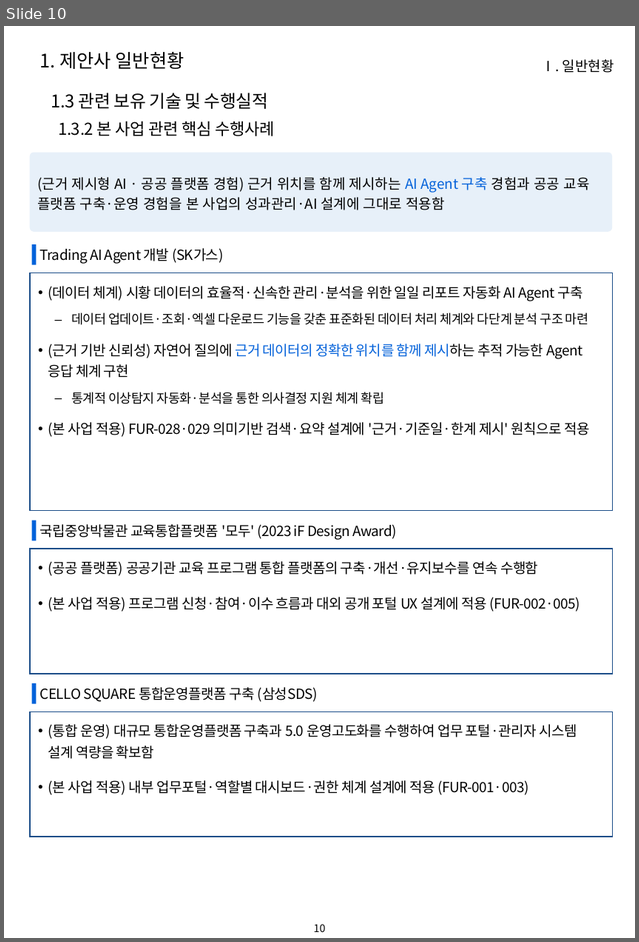
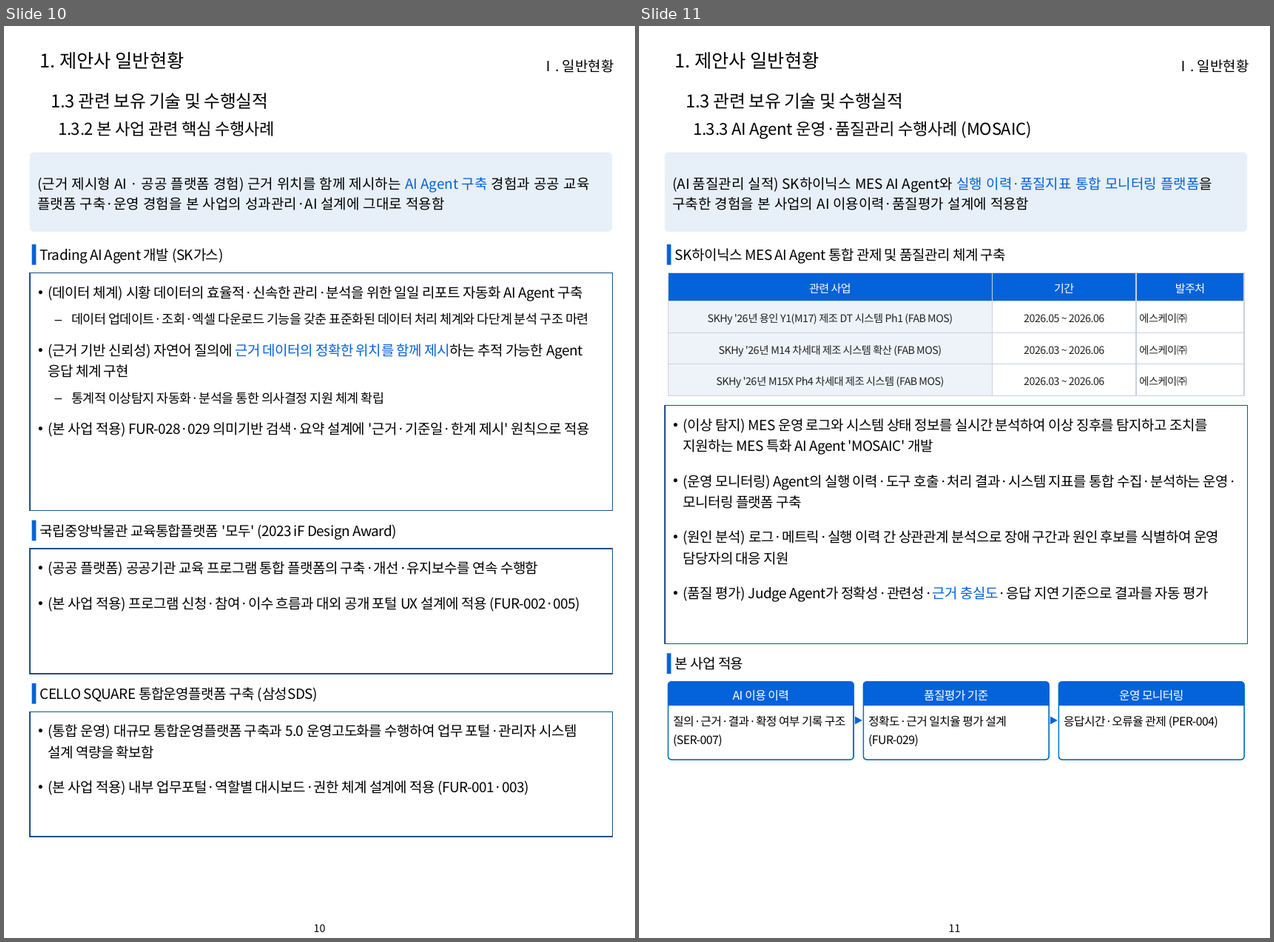
Before and after one commit to hwangsteeve-tech/hbjw, a slide deck: proposals/2026-10_pnu-ai-platform/pnu_proposal.pptx. Shown side by side, each under a label of ours: slide 10 before the commit, slides 10 and 11 after it. The pictures are 639x942 and 1274x942 pixels, drawn with LibreOffice and Linux fonts; fonts in the diff are those of the drawing; background and template pictures are left out. Boxes give left, top, right and bottom in pixels: in the first picture for what was removed or moved away, otherwise in the second. Text is boxed around its words. In the diff, an @@ line names an element or a change of style, - is before the commit and + after.

```diff
--- a/proposals/2026-10_pnu-ai-platform/pnu_proposal.pptx
+++ b/proposals/2026-10_pnu-ai-platform/pnu_proposal.pptx
@@ slide 11 added at (639, 26, 1270, 938), background #FFFFFF; not listed: 1 template element that a slide beside it also shows @@
@@ text added at (675, 52, 820, 69), 16 pt, text #000000 @@
+1. 제안사 일반현황
@@ text added at (1176, 59, 1249, 73), 12 pt, text #000000 @@
+Ⅰ. 일반현황
@@ text added at (686, 93, 903, 109), 15 pt, text #000000 @@
+  1.3 관련 보유 기술 및 수행실적
@@ text added at (693, 121, 1032, 138), 14 pt, text #000000 @@
+  1.3.3 AI Agent 운영·품질관리 수행사례 (MOSAIC)
@@ rounded rectangle added at (665, 153, 1247, 232), fill #DEEBF7 at 70% opacity, 12 pt, text #000000 @@
+(AI 품질관리 실적) SK하이닉스 MES AI Agent와 실행 이력·품질지표 통합 모니터링 플랫폼을 구축한 경험을 본 사업의 AI 이용이력·품질평가 설계에 적용함
@@ rectangle added at (667, 244, 671, 264), fill #0462DA @@
@@ text added at (675, 248, 1007, 264), 12 pt, text #000000 @@
+SK하이닉스 MES AI Agent 통합 관제 및 품질관리 체계 구축
@@ table added at (669, 272, 1244, 395), 4 rows, 3 columns @@
+관련 사업 | 기간 | 발주처
+SKHy '26년 용인 Y1(M17) 제조 DT 시스템 Ph1 (FAB MOS) | 2026.05 ~ 2026.06 | 에스케이㈜
+SKHy '26년 M14 차세대 제조 시스템 확산 (FAB MOS) | 2026.03 ~ 2026.06 | 에스케이㈜
+SKHy '26년 M15X Ph4 차세대 제조 시스템 (FAB MOS) | 2026.03 ~ 2026.06 | 에스케이㈜
@@ rectangle added at (665, 406, 1248, 644), outline #1D4E89 1 pt @@
@@ text added at (683, 418, 1237, 602), 12 pt, text #000000 @@
+• (이상 탐지) MES 운영 로그와 시스템 상태 정보를 실시간 분석하여 이상 징후를 탐지하고 조치를 지원하는 MES 특화 AI Agent 'MOSAIC' 개발
+• (운영 모니터링) Agent의 실행 이력·도구 호출·처리 결과·시스템 지표를 통합 수집·분석하는 운영·모니터링 플랫폼 구축
+• (원인 분석) 로그·메트릭·실행 이력 간 상관관계 분석으로 장애 구간과 원인 후보를 식별하여 운영 담당자의 대응 지원
+• (품질 평가) Judge Agent가 정확성·관련성·근거 충실도·응답 지연 기준으로 결과를 자동 평가
@@ rectangle added at (667, 653, 671, 674), fill #0462DA @@
@@ text added at (675, 656, 743, 670), 12 pt, text #000000 @@
+본 사업 적용
@@ rounded rectangle added at (669, 682, 854, 760), fill #FFFFFF, outline #0070C0 1 pt @@
@@ round same rect added at (669, 682, 854, 705), fill #0462DA, 10 pt, text #FFFFFF @@
+AI 이용 이력
@@ rounded rectangle added at (864, 682, 1049, 760), fill #FFFFFF, outline #0070C0 1 pt @@
@@ round same rect added at (864, 682, 1049, 705), fill #0462DA, 10 pt, text #FFFFFF @@
+품질평가 기준
@@ rounded rectangle added at (1059, 682, 1244, 760), fill #FFFFFF, outline #0070C0 1 pt @@
@@ round same rect added at (1059, 682, 1244, 705), fill #0462DA, 10 pt, text #FFFFFF @@
+운영 모니터링
@@ text added at (673, 716, 846, 746), 10 pt, text #000000 @@
+질의·근거·결과·확정 여부 기록 구조 (SER-007)
@@ triangle added at (854, 717, 862, 725), fill #0462DA @@
@@ text added at (868, 716, 1007, 746), 10 pt, text #000000 @@
+정확도·근거 일치율 평가 설계 (FUR-029)
@@ triangle added at (1050, 717, 1057, 725), fill #0462DA @@
@@ text added at (1064, 716, 1218, 728), 10 pt, text #000000 @@
+응답시간·오류율 관제 (PER-004)
```
Also in this commit, not shown: 5 slides changed, 1 other slide added, 2 other files.
